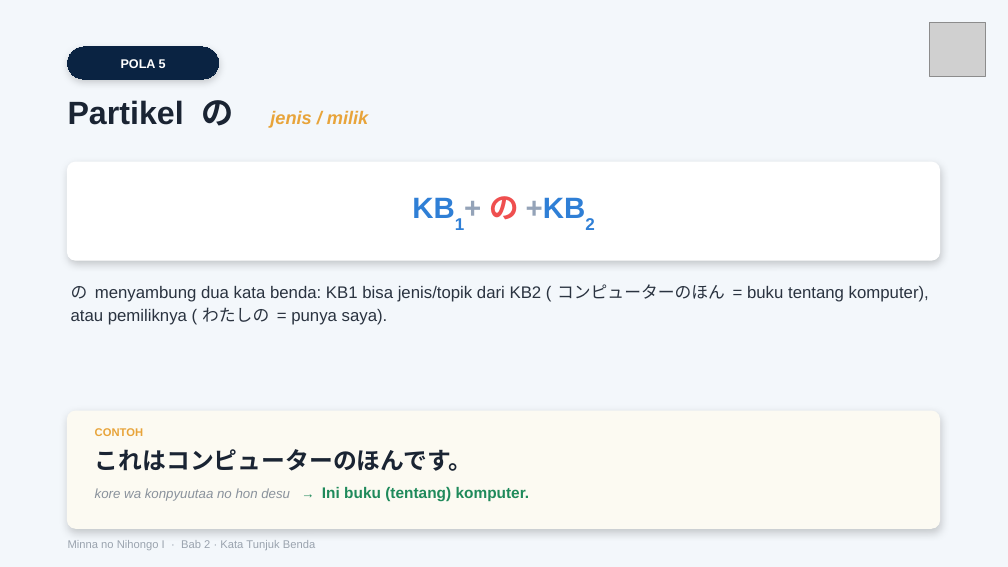
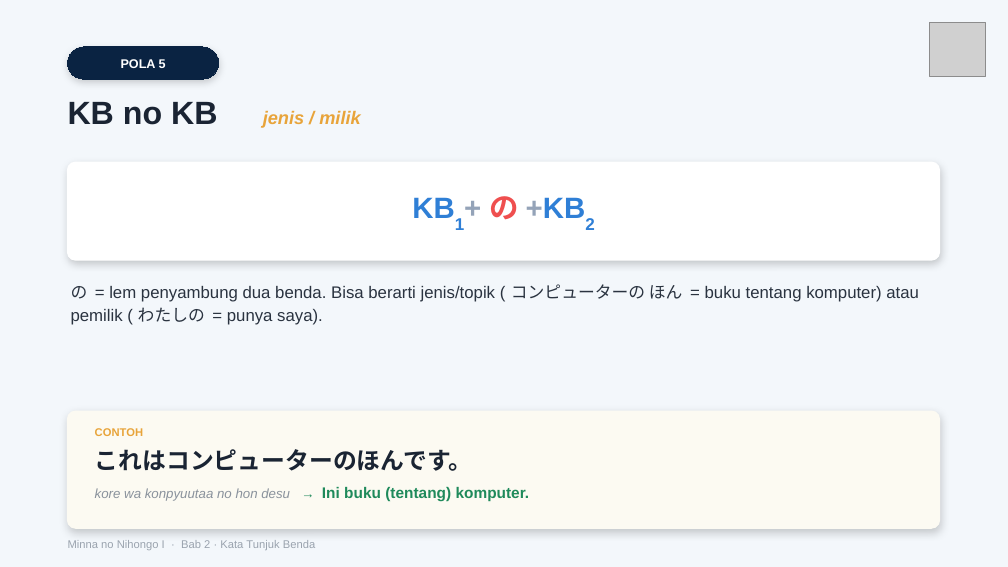
Before and after one commit to jbridgecenter-source/materi, a slide deck: slide 6 of Modul Minna 1/Bab 2/27. Minna 1 Tata Bahasa Bab 2 - Slide.pptx. Drawn at 1008x567 pixels with LibreOffice and Linux fonts; fonts in the diff are those of the drawing; grey boxes stand for pictures. Boxes give left, top, right and bottom in pixels: in the first picture for what was removed or moved away, otherwise in the second. Text is boxed around its words. In the diff, an @@ line names an element or a change of style, - is before the commit and + after.

```diff
--- a/Modul Minna 1/Bab 2/27. Minna 1 Tata Bahasa Bab 2 - Slide.pptx
+++ b/Modul Minna 1/Bab 2/27. Minna 1 Tata Bahasa Bab 2 - Slide.pptx
@@ text at [68,102,360,128]: text changed @@
-Partikel の jenis / milik
+KB no KB jenis / milik
@@ text at [71,284,919,325]: text changed @@
-の menyambung dua kata benda: KB1 bisa jenis/topik dari KB2 ( コンピューターのほん = buku tentang komputer), atau pemiliknya ( わたしの = punya saya).
+の = lem penyambung dua benda. Bisa berarti jenis/topik ( コンピューターの ほん = buku tentang komputer) atau pemilik ( わたしの = punya saya).
```
Also in this commit, not shown: 10 other slides changed.
